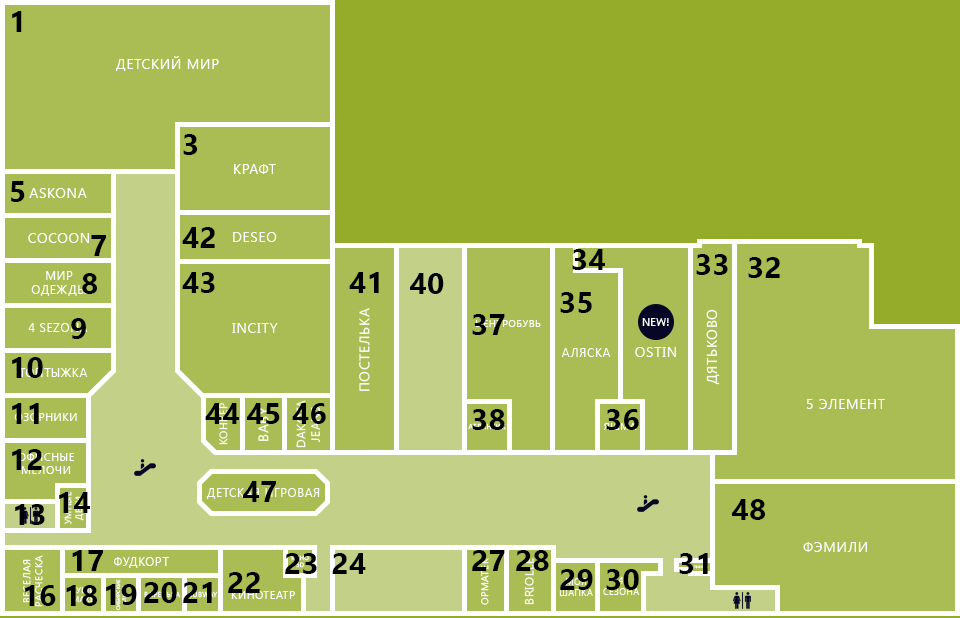
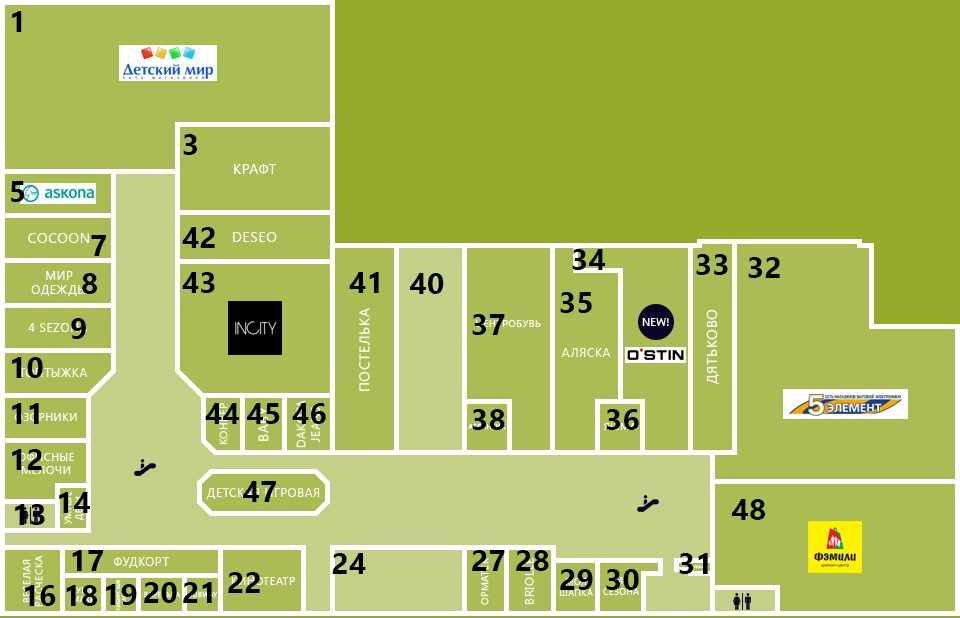
Layers edited between the first and the second 960 x 618 image:
hid "23" over [285, 553, 317, 574]
added layer "Слой 2" above "ковер новый" over [20, 45, 908, 617]
hid "ковер новый" over [20, 45, 908, 611]
